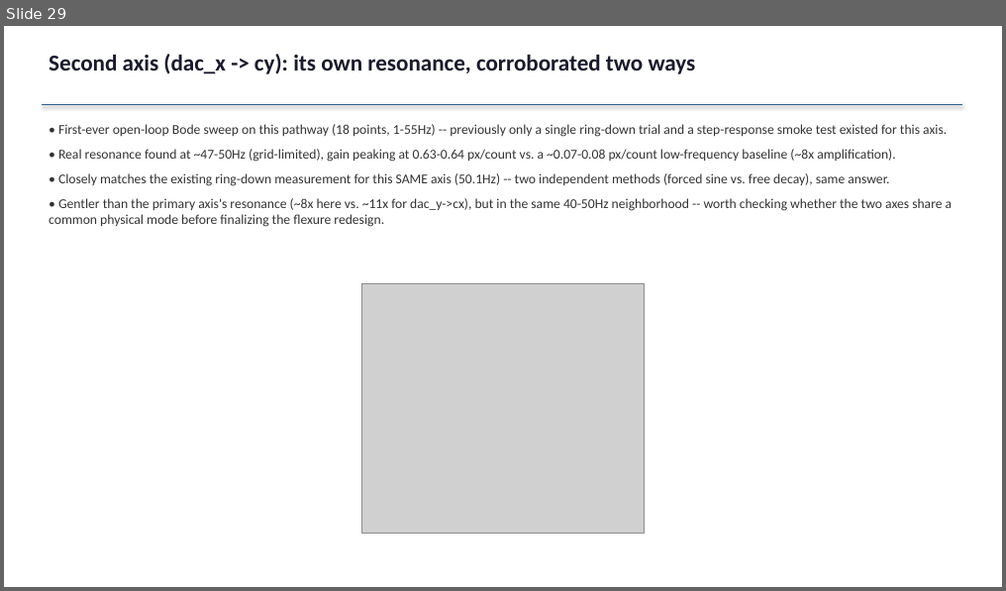
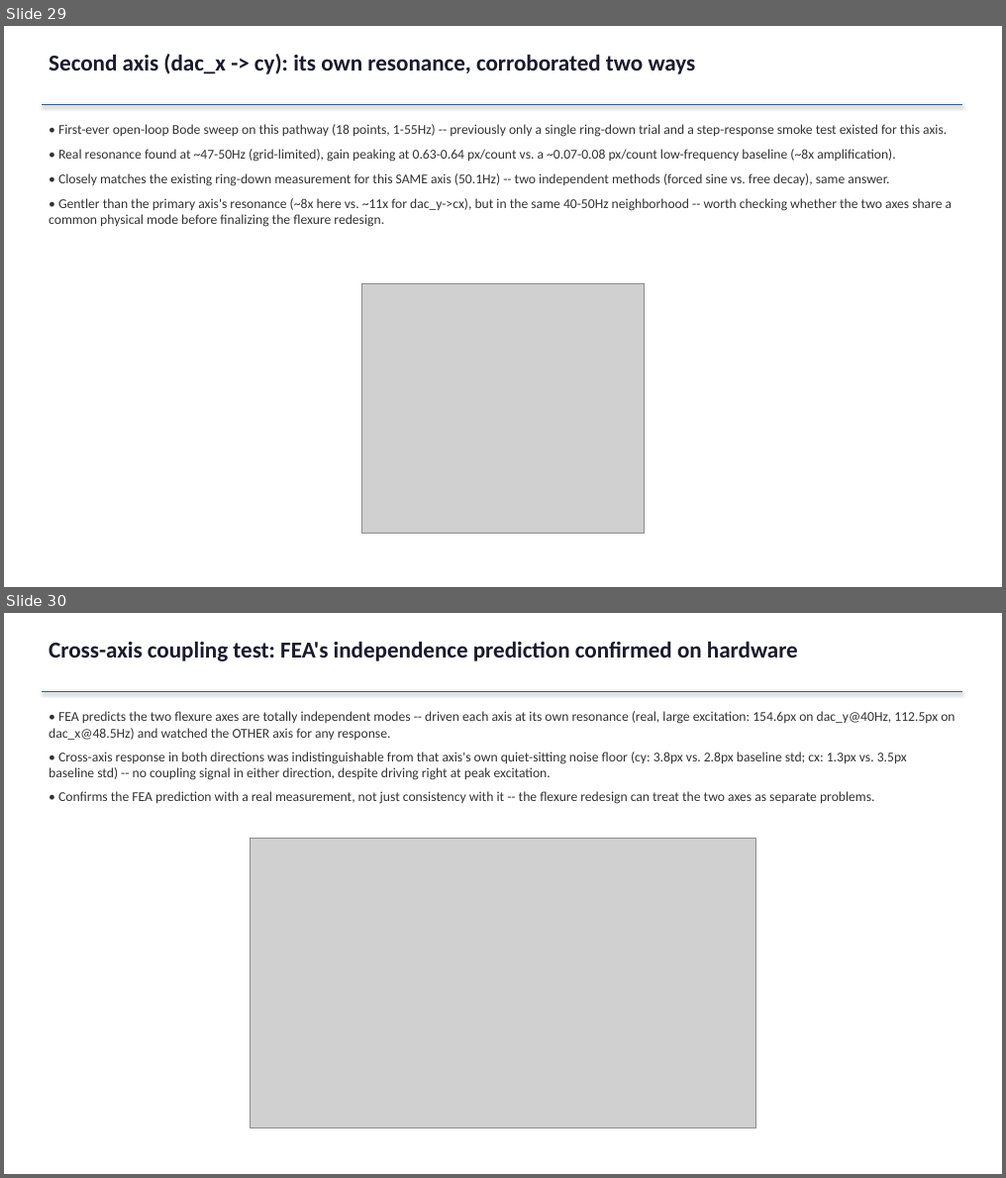
Before and after one commit to ucsbdeepspace/rpi_camera_system, a slide deck: docs/session_results_2026-08-18_pid_tuning.pptx. Shown one above the other, each under a label of ours: slide 29 before the commit, slides 29 and 30 after it. The pictures are 1006x591 and 1006x1178 pixels, drawn with LibreOffice and Linux fonts; fonts in the diff are those of the drawing; grey boxes stand for pictures. Boxes give left, top, right and bottom in pixels: in the first picture for what was removed or moved away, otherwise in the second. Text is boxed around its words. In the diff, an @@ line names an element or a change of style, - is before the commit and + after.

```diff
--- a/docs/session_results_2026-08-18_pid_tuning.pptx
+++ b/docs/session_results_2026-08-18_pid_tuning.pptx
@@ slide 30 added at (4, 613, 1002, 1174), background #FFFFFF @@
@@ text added at (49, 641, 798, 662), 22 pt, text #1A1A2E, bold @@
+Cross-axis coupling test: FEA's independence prediction confirmed on hardware
@@ line added from (42, 691) to (962, 691), #2E5C8A 1.5 pt @@
@@ text added at (49, 711, 954, 804), 13 pt, text #333333 @@
+• FEA predicts the two flexure axes are totally independent modes -- driven each axis at its own resonance (real, large excitation: 154.6px on dac_y@40Hz, 112.5px on dac_x@48.5Hz) and watched the OTHER axis for any response.
+• Cross-axis response in both directions was indistinguishable from that axis's own quiet-sitting noise floor (cy: 3.8px vs. 2.8px baseline std; cx: 1.3px vs. 3.5px baseline std) -- no coupling signal in either direction, despite driving right at peak excitation.
+• Confirms the FEA prediction with a real measurement, not just consistency with it -- the flexure redesign can treat the two axes as separate problems.
@@ picture added at (250, 839, 755, 1129) @@
```
Also in this commit, not shown: 1 other file.
